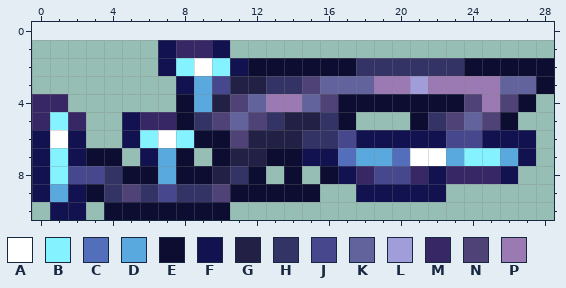
Two versions of one pixel-art sprite, Content/Items/Weapons/Ranged/GaussShotgun.png. The picture above is the old version.
The file is 58x20 pixels, drawn in blocks of 2x2; one block is one cell here. Colours within 5 levels of each other are drawn and written as one. The old version is drawn lined up with the new one, on the new canvas.
Palette (. is transparent): A #ffffff  B #85f3ff  C #536fbc  D #59a9df  E #0c0d31  F #11124f  G #222145  H #343366  J #46478c  K #62639d  L #a09dd8  M #372765  N #4f4276  P #9b7ab3
After:
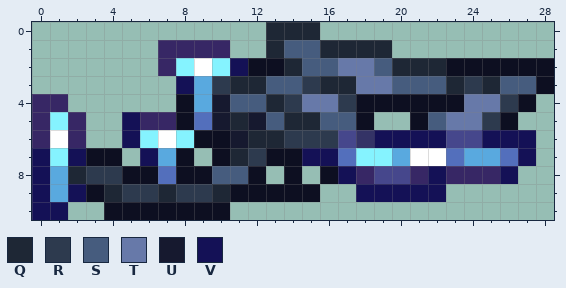
Colours new in this view: Q #1e2735  R #2d3a4e  S #465c7e  T #6779a9  U #16192f  V #141156
The exact change:
{"change": "canvas 29x10 -> 29x11, the old top-left corner now at 0,1"}
{"colour":"E","old":"#0c0d31","new":"#0d0f21"}
{"y":0,"x":13,"old":"...","new":"QQQ"}
{"y":1,"x":7,"old":"F","new":"M"}
{"y":1,"x":10,"old":"F","new":"M"}
{"y":1,"x":13,"old":".......","new":"QSSQQQQ"}
{"y":2,"x":7,"old":"F","new":"M"}
{"y":2,"x":11,"old":"F","new":"V"}
{"y":2,"x":14,"old":"EEEEHHHHHH","new":"QSSTTSQQQE"}
{"y":3,"x":8,"old":"F","new":"V"}
{"y":3,"x":10,"old":"JGGHHNKKKPPLPPPPKK","new":"RQQSSRQQTTSSSQRQSS"}
{"y":4,"x":10,"old":"GNKPPKNE","new":"USSQRTTR"}
{"y":4,"x":24,"old":"NPN","new":"TTR"}
{"y":5,"x":5,"old":"F","new":"V"}
{"y":5,"x":9,"old":"HNKNHGGHE.","new":"CUQUSQQSSE"}
{"y":5,"x":22,"old":"HNKN","new":"STTR"}
{"y":6,"x":0,"old":"F","new":"M"}
{"y":6,"x":2,"old":"F","new":"M"}
{"y":6,"x":5,"old":"F","new":"V"}
{"y":6,"x":11,"old":"NGGGHH","new":"UQQRRR"}
{"y":6,"x":18,"old":"FFFFF","new":"HVVVV"}
{"y":6,"x":25,"old":"FFF","new":"VVV"}
{"y":7,"x":0,"old":"F","new":"V"}
{"y":7,"x":2,"old":"F","new":"V"}
{"y":7,"x":6,"old":"F","new":"V"}
{"y":7,"x":11,"old":"GG","new":"QR"}
{"y":7,"x":15,"old":"FF","new":"VV"}
{"y":7,"x":18,"old":"DDC","new":"BBD"}
{"y":7,"x":23,"old":"DBBDF","new":"CDDCV"}
{"y":8,"x":0,"old":"FBJJH","new":"VDQRR"}
{"y":8,"x":7,"old":"D","new":"C"}
{"y":8,"x":10,"old":"GH","new":"SS"}
{"y":8,"x":17,"old":"F","new":"V"}
{"y":8,"x":22,"old":"F","new":"V"}
{"y":8,"x":26,"old":"F","new":"V"}
{"y":9,"x":0,"old":"F","new":"V"}
{"y":9,"x":2,"old":"F","new":"V"}
{"y":9,"x":4,"old":"HNHJHHN","new":"QRRQRRQ"}
{"y":9,"x":18,"old":"FFFFF","new":"VVVVV"}
{"y":10,"x":0,"old":".FF","new":"VV."}
{"label":"changed","picture_box":[32,22,554,220]}
